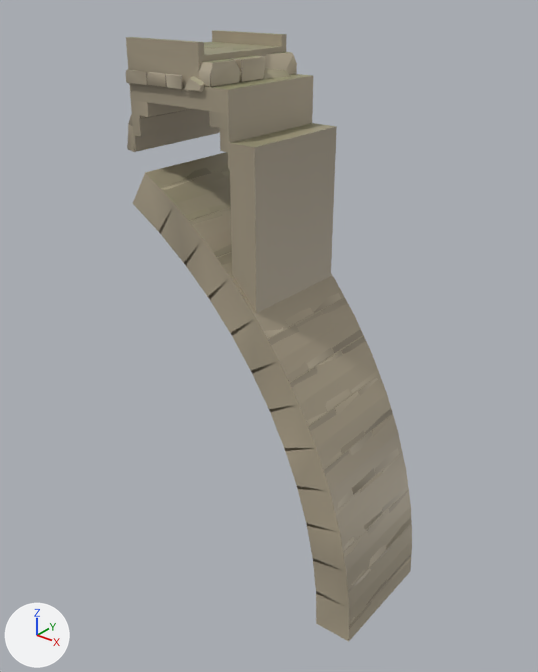
An edit to the glTF model assets/models/temple_kit/bridge_haunch_broken.glb, drawn before and after from the same camera.
One viewpoint serves both versions: a camera (50 mm lens) standing at (97.6, -67.2, 111.6) and looking at (44.6, -0.9, 70.5). Every picture has the same lights, and +X, +Y and +Z are marked at lower left. The older version comes first. Vertices at exactly the same position are counted once.

Names of what the first picture shows: 'bridge_haunch_broken', 'bridge_haunch_broken_far'.
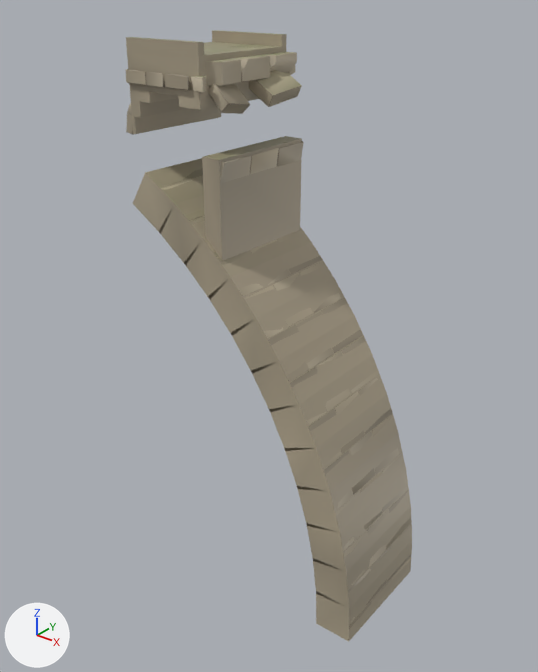
Commit message: ITER(five-places): lane bridge: prove the flying

Changed parts and their boxes (x1, y1, x2, y2) in the pictures (538 x 672 px; the box of a moved part takes in the faces that stretch with it):
'bridge_haunch_broken', reshaped: before (126, 42, 412, 629); after (126, 43, 412, 629)
part 1 of me_bridge_haunch_broken, moved or reshaped (not visible before): after (164, 73, 192, 90)
part 2 of me_bridge_haunch_broken, rebuilt (not visible before): after (208, 83, 250, 114)
part 3 of me_bridge_haunch_broken, deleted: before (166, 74, 192, 110)
part 4 of me_bridge_haunch_broken, moved or reshaped: before (126, 42, 297, 152); after (126, 43, 303, 184)
part 5 of me_bridge_haunch_broken_far, added (brown): after (178, 90, 259, 110)
part 6 of me_bridge_haunch_broken_far, deleted (brown): before (133, 123, 220, 151)
part 7 of me_bridge_haunch_broken_far, moved or reshaped: before (129, 74, 336, 313); after (129, 81, 302, 261)

Patch to the scene script:
```diff
--- a/assets/models/temple_kit/bridge_haunch_broken.glb.py
+++ b/assets/models/temple_kit/bridge_haunch_broken.glb.py
@@ me_bridge_haunch_broken @@
 # used by ob_bridge_haunch_broken; location = (0.0, 0.0, 0.0)
-me_bridge_haunch_broken.from_pydata(...)  # 4232 vertices, 6121 faces; spans x 28.2..63.0, y -8.0..8.0, z 35.9..105.3
+me_bridge_haunch_broken.from_pydata(...)  # 3692 vertices, 5278 faces; spans x 28.2..63.0, y -8.0..8.0, z 35.9..105.3
+# me_bridge_haunch_broken part 1: the loose piece of 24 vertices spanning x 44.5..48.0, y 5.0..7.5, z 78.9..81.3 is scaled about its middle by (1.04, 0.317, 0.595), then moved by (-8.7, -13.8, 21.1)
+# me_bridge_haunch_broken part 2: the loose piece of 26 vertices spanning x 39.4..43.2, y -6.4..-1.8, z 97.7..101.6 is rebuilt with 29 vertices and now spans x 39.4..43.3, y -6.3..-1.8, z 97.7..101.5
+# me_bridge_haunch_broken part 3: 24 loose pieces with 505 vertices, spanning x 28.7..48.0, y -8.0..7.5, z 78.9..103.4, are deleted
+# me_bridge_haunch_broken part 4: 229 vertices moved from x 28.7..48.0, y -8.0..8.0, z 76.5..105.3 to x 29.4..43.2, y -8.0..8.0, z 81.7..105.3; 1213 vertices removed from x 28.2..48.0, y -8.0..8.0, z 76.5..105.3; 1166 vertices added at x 28.2..44.1, y -8.0..8.0, z 81.7..105.3
+# other edits to the shape of me_bridge_haunch_broken do not show in these pictures
 me_bridge_haunch_broken.materials.append(mat_temple_stone)
@@ me_bridge_haunch_broken_far @@
 # used by ob_bridge_haunch_broken_far; location = (0.0, 0.0, 0.0)
-me_bridge_haunch_broken_far.from_pydata(...)  # 162 vertices, 276 faces; spans x 28.8..63.1, y -7.9..7.9, z 35.8..105.3
+me_bridge_haunch_broken_far.from_pydata(...)  # 148 vertices, 252 faces; spans x 28.8..63.1, y -7.9..7.9, z 35.8..105.3
+# me_bridge_haunch_broken_far part 5: a new loose piece, a box spanning x 37.3..40.5, y -7.5..7.5, z 98.6..99.8, in mat_temple_stone
+# me_bridge_haunch_broken_far part 6: the loose piece of 8 vertices spanning x 29.5..29.7, y -7.5..7.5, z 92.8..94.6 is deleted
+# me_bridge_haunch_broken_far part 7
+# 16 vertices are removed from x 41.8..44.5, y -7.5..7.5, z 94.6..101.0
+# 36 faces are deleted
+# 20 vertices move from x 29.5..48.0, y -7.5..7.5, z 76.8..98.6 to x 29.5..43.0, y -7.5..7.5, z 82.0..98.6
+# 10 vertices are added at x 29.5..40.5, y -7.5..7.5, z 98.6..99.8
+# 24 new faces join them
+# other edits to the shape of me_bridge_haunch_broken_far do not show in these pictures
 me_bridge_haunch_broken_far.materials.append(mat_temple_stone)
```
